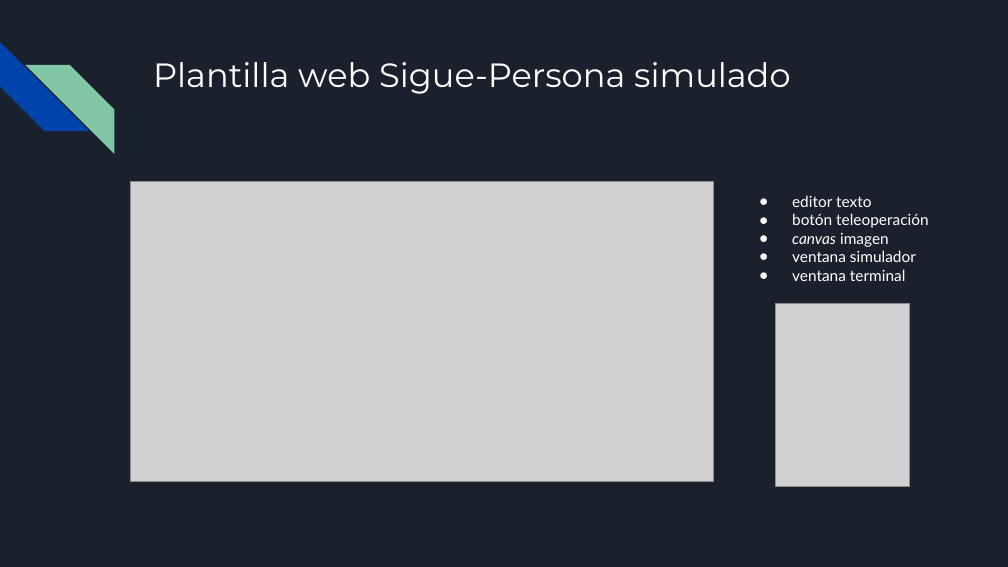
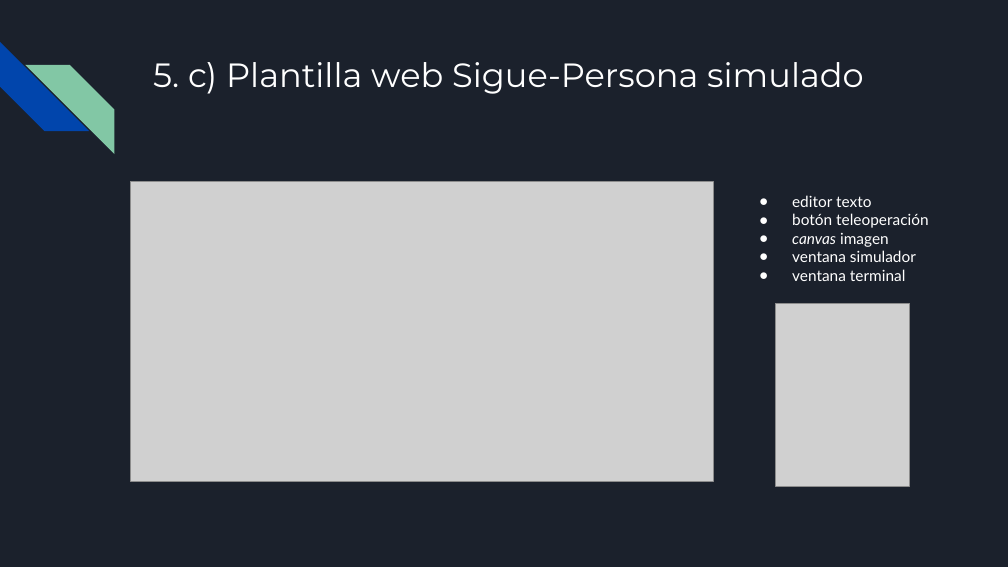
Before and after one commit to RoboticsLabURJC/2021-tfg-carlos-caminero, a slide deck: slide 12 of presentacion/presentacion.pptx. Drawn at 1008x567 pixels with LibreOffice and Linux fonts; fonts in the diff are those of the drawing; grey boxes stand for pictures. Boxes give left, top, right and bottom in pixels: in the first picture for what was removed or moved away, otherwise in the second. Text is boxed around its words. In the diff, an @@ line names an element or a change of style, - is before the commit and + after.

```diff
--- a/presentacion/presentacion.pptx
+++ b/presentacion/presentacion.pptx
@@ title at <box>153,62,863,94</box>: text changed @@
-Plantilla web Sigue-Persona simulado
+5. c) Plantilla web Sigue-Persona simulado
```
Also in this commit, not shown: 18 other slides changed, 1 other file.
